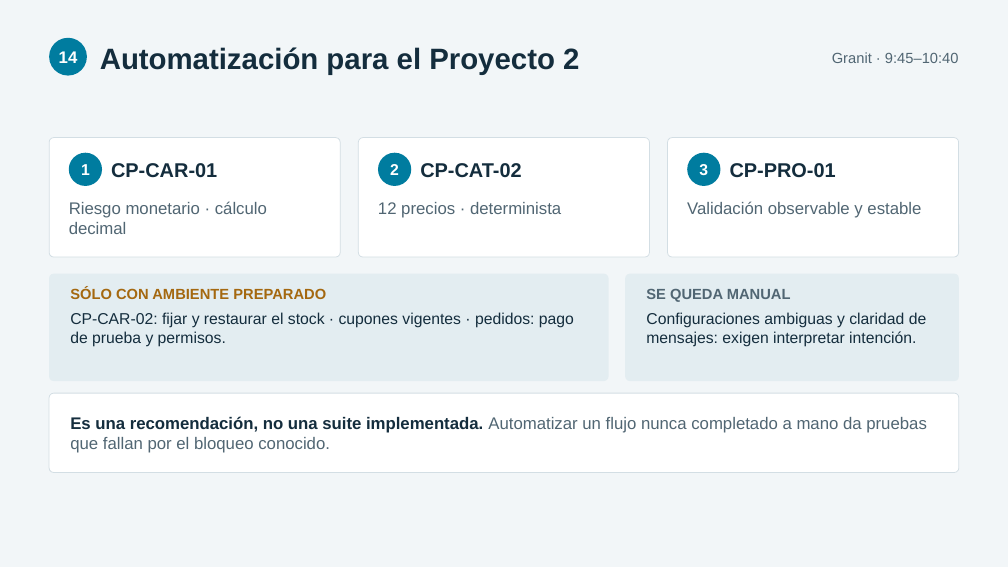
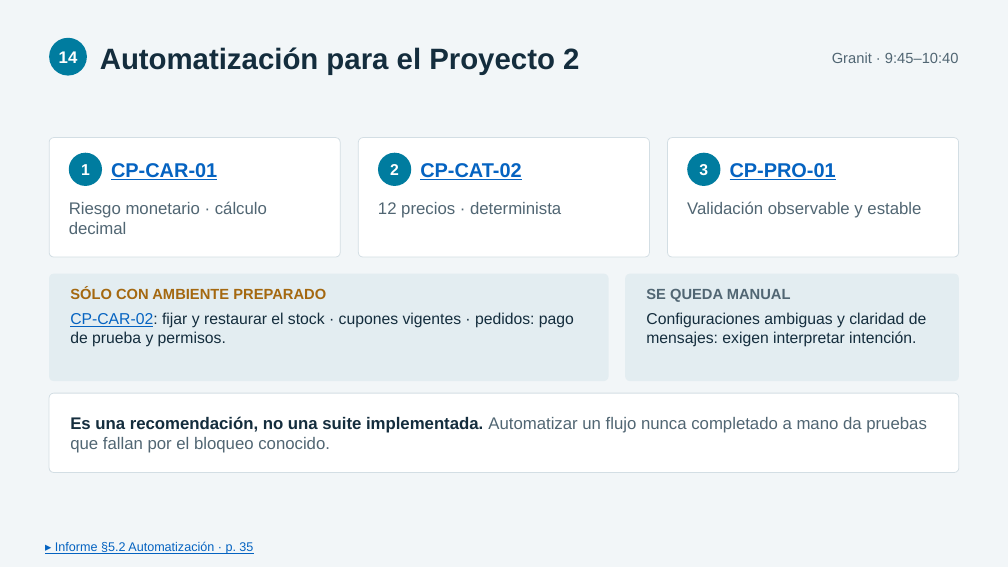
Before and after one commit to usuariogranit/Proyecto1_Caso3_OpenCart, a slide deck: slide 14 of entrega/Proyecto1_Caso3_Grupo5/Proyecto1_Caso3_Grupo5_Exposicion_FINAL.pptx. Drawn at 1008x567 pixels with LibreOffice and Linux fonts; fonts in the diff are those of the drawing. Boxes give left, top, right and bottom in pixels: in the first picture for what was removed or moved away, otherwise in the second. Text is boxed around its words. In the diff, an @@ line names an element or a change of style, - is before the commit and + after.

Commit message:
Presentacion final con 36 enlaces al informe: pie por lamina e identificadores de caso y de defecto

```diff
--- a/entrega/Proyecto1_Caso3_Grupo5/Proyecto1_Caso3_Grupo5_Exposicion_FINAL.pptx
+++ b/entrega/Proyecto1_Caso3_Grupo5/Proyecto1_Caso3_Grupo5_Exposicion_FINAL.pptx
@@ text colour #142D3D to #0563C1, underline on in 3 elements at [111,163,217,180], [420,163,521,180], [730,163,836,180] @@
@@ text "CP-CAR-02: fijar y restaurar el ..." at [70,312,574,347]: text colour #142D3D to #0563C1, underline on in "CP-CAR-02:" @@
@@ text added at [55,541,253,554], 12 pt, text #0563C1, underline @@
+▸ Informe §5.2 Automatización · p. 35
```
Also in this commit, not shown: 16 other slides changed, 1 other file.
